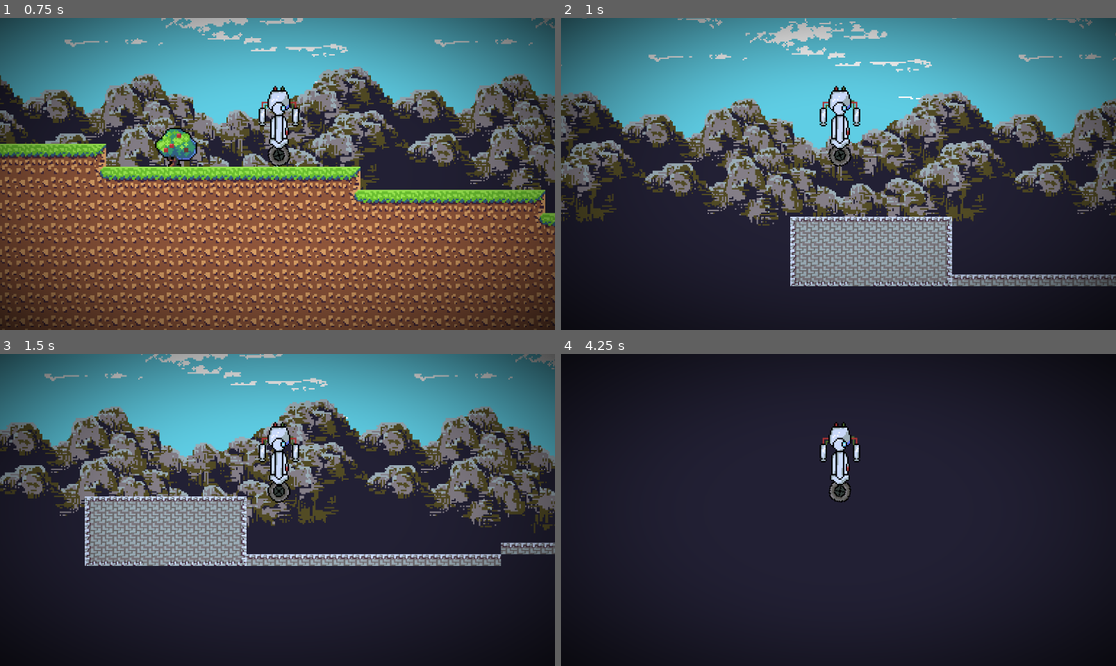
Above: before the commit, frames 1-4 (two rows, left to right).
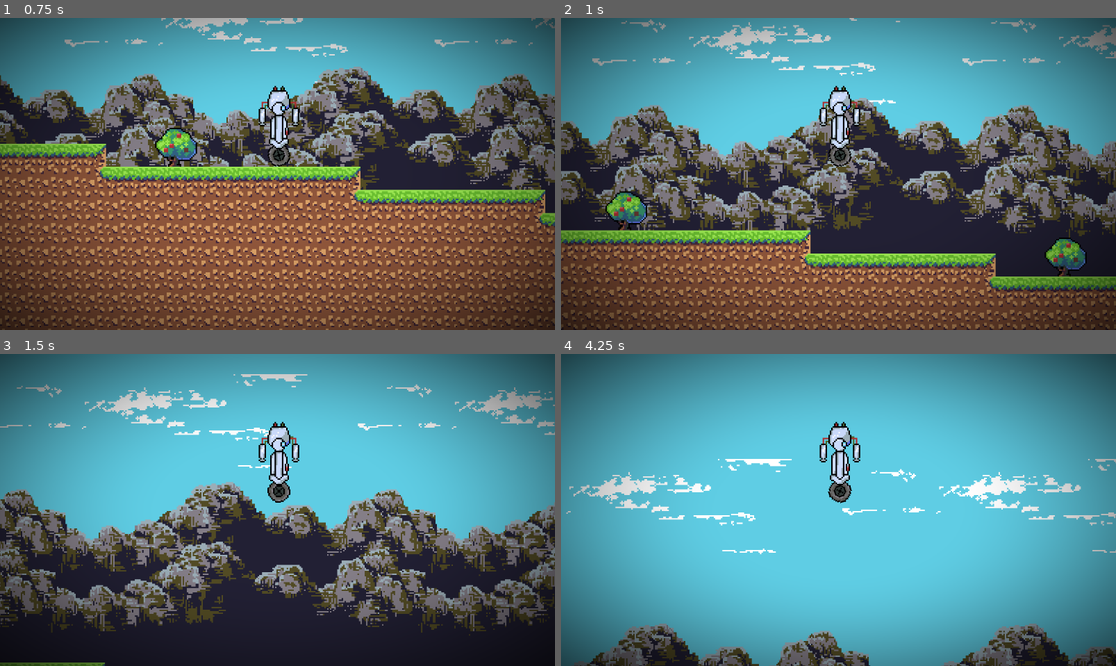
Above: after the commit, the same moments.

Repository: Hexuar/GMTK-Jam
Game: Godot game, scene res://scenes/main.tscn
Two runs of this game, one before a commit and one after it. Both use one fixed random seed, a clock stepped at 60 frames per second and the inputs below.
Inputs:
- Up to frame 1 (0.75 s): tap Enter at 0.5 s; hold D (Right) from 0.53 s (still down); tap Shift (Dash) at 0.6 s
- Up to frame 2 (1 s): keep holding D (Right); tap Space (Jump) at 0.77 s; tap End (Increment Level) at 0.8 s
- Up to frame 3 (1.5 s): keep holding D (Right); tap Space (Jump) at 1.07 s; tap End (Increment Level) at 1.35 s
- Up to frame 4 (4.25 s): tap Space (Jump) at 1.52, 1.55, 1.82, 3.02, 3.32 s; release D (Right) at 2.03 s; hold A (Left) 2.03-2.78 s; hold Space (Jump) 2.03-2.78 s; tap Shift (Dash) at 2.3, 2.85 s; hold D (Right) from 2.78 s (still down); tap End (Increment Level) at 3.05, 3.6 s; hold Space (Jump) from 3.53 s (still down)

Frame 1 is identical in both runs. In frame 2, 60% of the frame differs, in the area x 0-100%, y 0-100%; in frame 3, 52%; in frame 4, 98%.

Commit message:
Spawn Location

Diff:
--- a/scenes/levels/level1.tscn
+++ b/scenes/levels/level1.tscn
@@ -1,10 +1,10 @@
-[gd_scene load_steps=18 format=4 uid="uid://c8aceahprmr2a"]
-
-[ext_resource type="Script" path="res://scripts/scene.gd" id="1_00nwg"]
+[gd_scene load_steps=19 format=4 uid="uid://c8aceahprmr2a"]
+
 [ext_resource type="Texture2D" uid="uid://be331ukf30w1s" path="res://assets/tileset.png" id="2_eph1h"]
 [ext_resource type="Script" path="res://scripts/level_complete_area.gd" id="3_34yhe"]
 [ext_resource type="Script" path="res://scripts/kill_area.gd" id="4_5np5y"]
 [ext_resource type="Texture2D" uid="uid://tmay4nagf27s" path="res://assets/pylon.png" id="5_6uvot"]
+[ext_resource type="Script" path="res://scripts/remove_upgrade.gd" id="6_o667a"]
 
 [sub_resource type="TileSetAtlasSource" id="TileSetAtlasSource_f6v7c"]
 texture = ExtResource("2_eph1h")
@@ -207,7 +207,7 @@
 sources/1 = SubResource("TileSetAtlasSource_f6v7c")
 
 [sub_resource type="RectangleShape2D" id="RectangleShape2D_oocng"]
-size = Vector2(96, 52)
+size = Vector2(48, 51)
 
 [sub_resource type="AtlasTexture" id="AtlasTexture_ihr1h"]
 atlas = ExtResource("5_6uvot")
@@ -269,34 +269,48 @@
 [sub_resource type="RectangleShape2D" id="RectangleShape2D_j8iyn"]
 size = Vector2(816, 311.5)
 
+[sub_resource type="RectangleShape2D" id="RectangleShape2D_ch4op"]
+size = Vector2(9, 65)
+
 [node name="Level" type="Node2D"]
-script = ExtResource("1_00nwg")
-index = 1
 
 [node name="TileMapLayer" type="TileMapLayer" parent="."]
 tile_map_data = PackedByteArray("AAAAAAAAAQABAAAAAAABAAAAAQABAAAAAAACAAAAAQABAAAAAAADAAAAAQABAAAAAAAEAAAAAQABAAAAAAAFAA …(74864 unchanged characters)…
 tile_set = SubResource("TileSet_ptb16")
 
-[node name="LevelCompleteArea" type="Area2D" parent="."]
+[node name="LevelComplete" type="Area2D" parent="."]
 collision_mask = 2
 script = ExtResource("3_34yhe")
 
-[node name="CollisionShape2D" type="CollisionShape2D" parent="LevelCompleteArea"]
-position = Vector2(1652, -81.0001)
+[node name="CollisionShape2D" type="CollisionShape2D" parent="LevelComplete"]
+position = Vector2(1579.5, -72)
 rotation = -1.57079
 shape = SubResource("RectangleShape2D_oocng")
 
-[node name="AnimatedSprite2D" type="AnimatedSprite2D" parent="LevelCompleteArea"]
+[node name="AnimatedSprite2D" type="AnimatedSprite2D" parent="LevelComplete"]
 position = Vector2(1580, -64)
 sprite_frames = SubResource("SpriteFrames_vmqda")
 
-[node name="KillArea" type="Area2D" parent="."]
+[node name="Kill" type="Area2D" parent="."]
 collision_mask = 2
 script = ExtResource("4_5np5y")
 
-[node name="CollisionShape2D" type="CollisionShape2D" parent="KillArea"]
+[node name="CollisionShape2D" type="CollisionShape2D" parent="Kill"]
 position = Vector2(793, 288.25)
 shape = SubResource("RectangleShape2D_j8iyn")
 
-[connection signal="body_entered" from="LevelCompleteArea" to="LevelCompleteArea" method="_on_body_entered"]
-[connection signal="body_entered" from="KillArea" to="KillArea" method="_on_body_entered"]
+[node name="RemoveUpgrade" type="Area2D" parent="."]
+collision_mask = 2
+script = ExtResource("6_o667a")
+Upgrade = "Jetpack"
+
+[node name="CollisionShape2D" type="CollisionShape2D" parent="RemoveUpgrade"]
+position = Vector2(1483.5, -80.5)
+shape = SubResource("RectangleShape2D_ch4op")
+
+[node name="SpawnLocation" type="Node2D" parent="."]
+position = Vector2(0, -50)
+
+[connection signal="body_entered" from="LevelComplete" to="LevelComplete" method="_on_body_entered"]
+[connection signal="body_entered" from="Kill" to="Kill" method="_on_body_entered"]
+[connection signal="body_entered" from="RemoveUpgrade" to="RemoveUpgrade" method="_on_body_entered"]
--- a/scenes/levels/level2.tscn
+++ b/scenes/levels/level2.tscn
@@ -1,6 +1,5 @@
-[gd_scene load_steps=5 format=4 uid="uid://kpgm6tue657c"]
-
-[ext_resource type="Script" path="res://scripts/scene.gd" id="1_76m74"]
+[gd_scene load_steps=4 format=4 uid="uid://kpgm6tue657c"]
+
 [ext_resource type="Texture2D" uid="uid://be331ukf30w1s" path="res://assets/tileset.png" id="2_nkg1b"]
 
 [sub_resource type="TileSetAtlasSource" id="TileSetAtlasSource_f6v7c"]
@@ -204,10 +203,10 @@
 sources/1 = SubResource("TileSetAtlasSource_f6v7c")
 
 [node name="Level" type="Node2D"]
-script = ExtResource("1_76m74")
-index = 2
-levelScale = 0.5
 
 [node name="TileMapLayer" type="TileMapLayer" parent="."]
 tile_map_data = PackedByteArray("AAAAAAAAAQAGAAAAAAABAAAAAQAHAAAAAAACAAAAAQAHAAAAAAADAAAAAQAHAAAAAAAEAAAAAQAHAAAAAAAFAA …(1696 unchanged characters)…
 tile_set = SubResource("TileSet_ptb16")
+
+[node name="SpawnLocation" type="Node2D" parent="."]
+position = Vector2(100, -64)
--- a/scripts/kill_area.gd
+++ b/scripts/kill_area.gd
@@ -1,5 +1,7 @@
 extends Area2D
+
+@onready var SpawnLocation = get_parent().get_node("SpawnLocation")
 
 func _on_body_entered(body: Node2D) -> void:
 	if body is CharacterBody2D:
-		body.position = Vector2()
+		body.position = SpawnLocation.position
--- a/scripts/level_complete_area.gd
+++ b/scripts/level_complete_area.gd
@@ -2,11 +2,12 @@
 
 func _on_body_entered(body: Node2D) -> void:
 	if body is CharacterBody2D:
-		body.inputEnabled = false
+		body.pause()
 		$AnimatedSprite2D.play()
 
 		await get_tree().create_timer(3).timeout
 
 		var world = get_parent().get_parent()
 		world.load_level(2)
-		body.inputEnabled = true
+		body.position = world.currentLevel.get_node("SpawnLocation").position
+		body.resume()
--- a/scripts/main.gd
+++ b/scripts/main.gd
@@ -1,6 +1,7 @@
 extends Node2D
 
 var currentLevel
+var levelScale = 1.0
 
 @onready var Player = $Player
 
@@ -18,5 +19,4 @@
 
 
 func _process(_delta: float) -> void:
-	if Input.is_action_just_pressed("Increment Level") && currentLevel.index != 2:
-		load_level(2)
+	currentLevel.scale = Vector2(levelScale, levelScale)
--- a/scripts/player.gd
+++ b/scripts/player.gd
@@ -13,15 +13,20 @@
 @onready var Wheel = get_node("Wheel/Sprite2D")
 @onready var Jetpack = get_node("Jetpack/Sprite2D")
 
-
-var hasJetpack : bool = false
-var hasWheel : bool = true
-
 var inputEnabled : bool = true
 
 var dashTime : float = 0.0
 var floorCooldown : float = 0.0
 var _speed
+
+
+func pause():
+	Bot.frame = 1
+	velocity = Vector2()
+	inputEnabled = false
+
+func resume():
+	inputEnabled = true
 
 
 func _physics_process(delta: float) -> void:
@@ -49,13 +54,12 @@
 
 	## Jetpack
 	Jetpack.frame = 0
-	if Input.is_action_pressed("Jump") and hasJetpack and !floorCooldown > 0.0 and position.y > -256:
+	if Input.is_action_pressed("Jump") and has_node("Jetpack") and !floorCooldown > 0.0 and position.y > -256:
 		velocity.y = jumpVelocity
 		Jetpack.frame = 1
 
 
 	## Boost
-	print(dashTime)
 	if dashTime > -dashCooldown:
 		dashTime -= delta
 	if dashTime < 0.0 and is_on_floor():
@@ -64,7 +68,7 @@
 		_speed = move_toward(_speed, speed * dashModifier, 100)
 	else:
 		_speed = speed
-	if Input.is_action_just_pressed("Dash") and hasWheel and dashTime <= -dashCooldown:
+	if Input.is_action_just_pressed("Dash") and has_node("Wheel") and dashTime <= -dashCooldown:
 		dashTime = dashLength
 
 
--- /dev/null
+++ b/scripts/remove_upgrade.gd
@@ -0,0 +1,20 @@
+extends Area2D
+
+@export var Upgrade : String
+
+var hasEntered = false
+
+func _on_body_entered(body: Node2D) -> void:
+	if body is CharacterBody2D:
+		if body.has_node(Upgrade) and !hasEntered:
+
+			hasEntered = true
+
+			await get_tree().create_timer(0.5).timeout
+			body.pause()
+
+			var upgrade = body.get_node(Upgrade)
+			body.remove_child(upgrade)
+
+			await get_tree().create_timer(1).timeout
+			body.resume()
--- a/scripts/scene.gd
+++ /dev/null
@@ -1,8 +0,0 @@
-extends Node2D
-
-@export var index : int
-@export var levelScale : float = 1
-
-func _ready() -> void:
-	scale = Vector2(levelScale,levelScale)
-	print("Loaded Level %s" % index)
